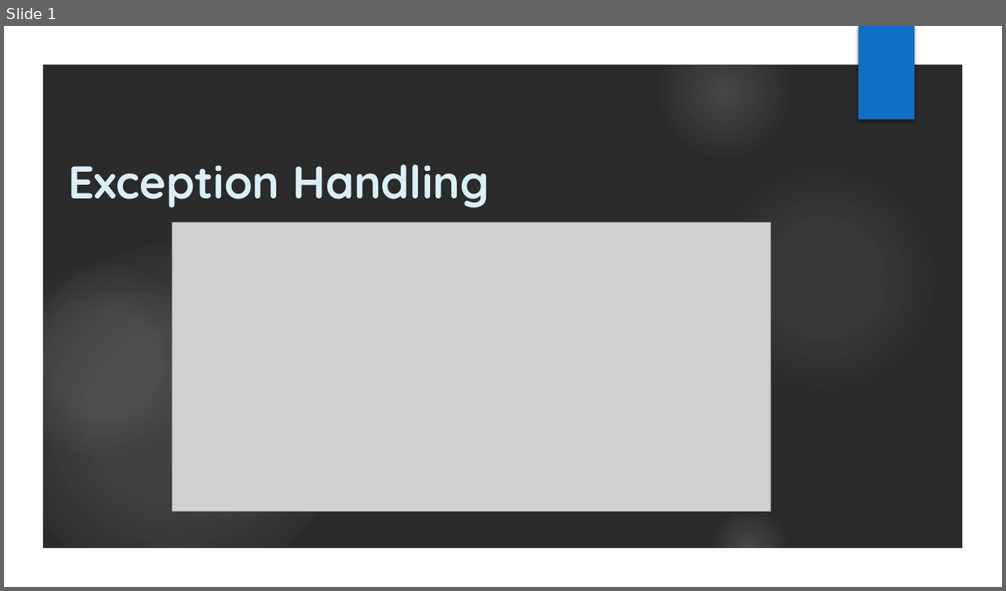
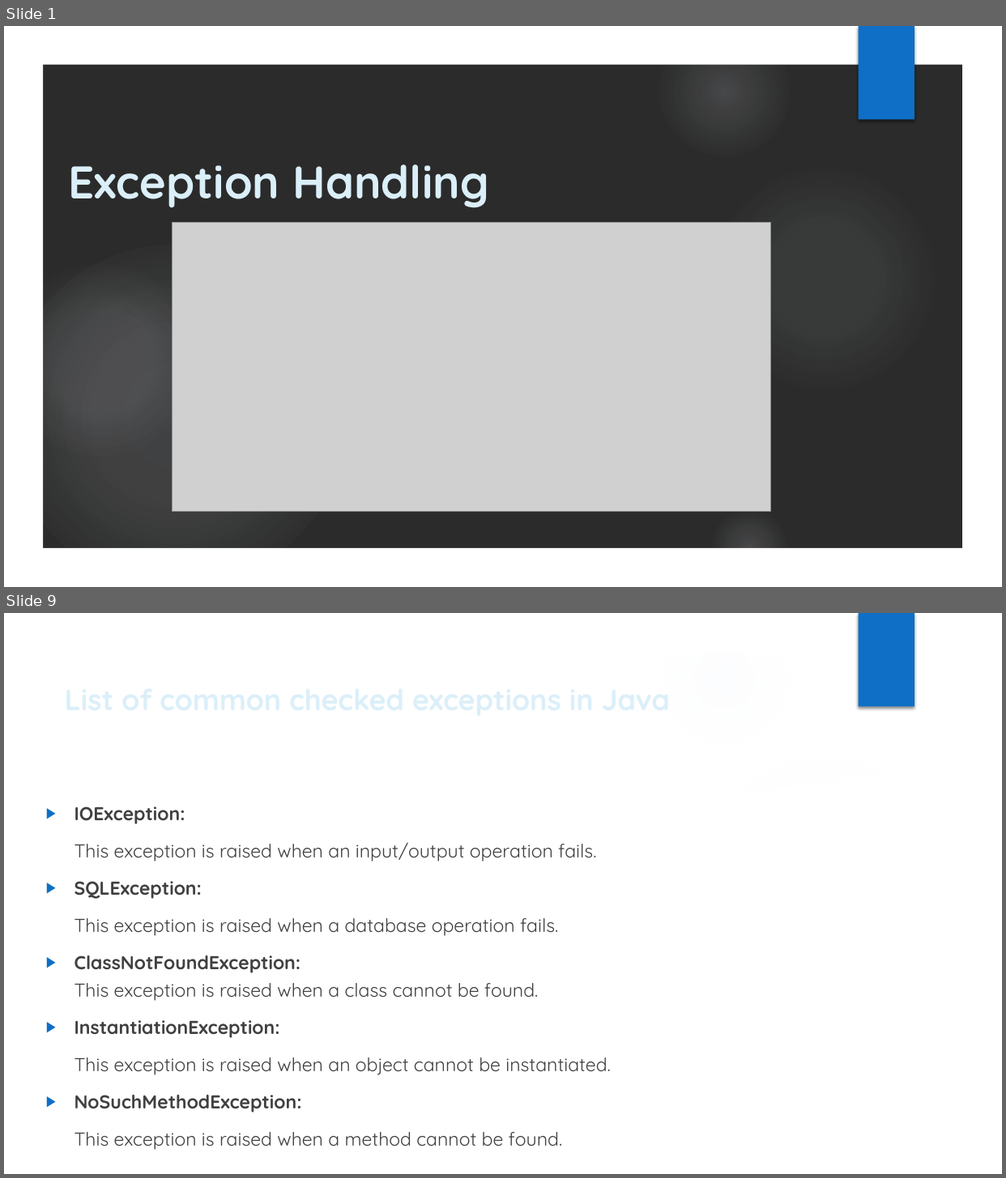
Before and after one commit to Sandesh151994/Core_Java_Notes, a slide deck: Exception_Handling.pptx. Shown one above the other, each under a label of ours: slide 1 before the commit, slides 1 and 9 after it; the slides between them are not shown. The pictures are 1006x591 and 1006x1178 pixels, drawn with LibreOffice and Linux fonts; fonts in the diff are those of the drawing; grey boxes stand for pictures; background and template pictures are left out; a plain dark background stands for a picture behind light text. Boxes give left, top, right and bottom in pixels: in the first picture for what was removed or moved away, otherwise in the second. Text is boxed around its words. In the diff, an @@ line names an element or a change of style, - is before the commit and + after.

Commit message:
Exception Handling commit

```diff
--- a/Exception_Handling.pptx
+++ b/Exception_Handling.pptx
@@ slide 9 added at <box>4,613,1002,1174</box>, background picture (left out); not listed: 7 template elements that a slide beside it also shows @@
@@ title added at <box>57,670,774,727</box>, 28 pt, text #DBEFF9, bold @@
+List of common checked exceptions in Java
@@ freeform shape added at <box>698,738,971,820</box>, fill #FFFFFF at 20% opacity @@
@@ freeform shape added at <box>41,766,965,1137</box>, fill #FFFFFF @@
@@ text added at <box>74,807,611,1150</box>, 18 pt, text #404040 @@
+▶ IOException:
+This exception is raised when an input/output operation fails.
+▶ SQLException:
+This exception is raised when a database operation fails.
+▶ ClassNotFoundException:
+  This exception is raised when a class cannot be found.
+▶ InstantiationException:
+This exception is raised when an object cannot be instantiated.
+▶ NoSuchMethodException:
+This exception is raised when a method cannot be found.
```
Also in this commit, not shown: 1 slide changed, 13 other slides added.
